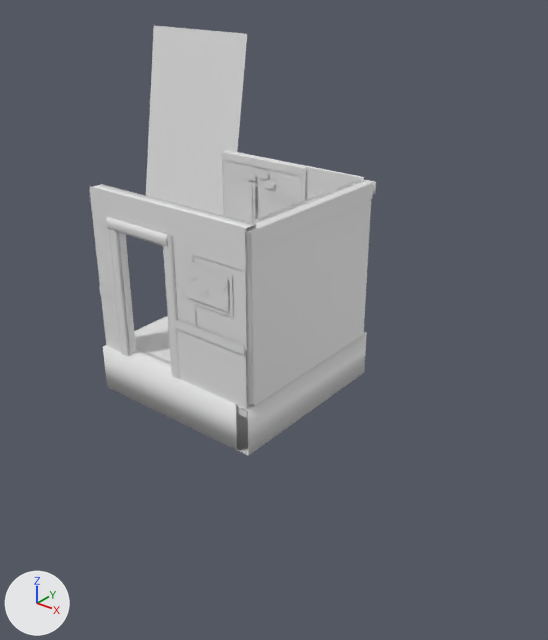
A saved change to the FBX model Assets/GameJamGame/Meshes/Bathroom.fbx.
Camera for both pictures: a camera (50 mm lens) standing at (4.29, -15.15, 9.16) and looking at (-5.69, -2.67, 1.43). The axes (+X, +Y, +Z) are drawn at lower left. The lights are the same throughout. Where no turn or scale is listed for an object, it has been applied to the vertices.

The scene before the commit, as lines of its bpy script (objects in view):
```python
me_element_004 = bpy.data.meshes.new('element.004')
me_element_004.from_pydata(...)  # 156 vertices, 74 faces; spans x -5.36..-4.96, y -4.35..0.39, z 0.13..4.23
me_element_004.polygons.foreach_set('use_smooth', [True] * 74)
# faces by material slot: [24, 50]
me_element_004.materials.append(mat_single_sided_material)  # white #e7e7e7
me_element_004.materials.append(mat_double_sided_material)  # white #e7e7e7
me_element_005 = bpy.data.meshes.new('element.005')
me_element_005.from_pydata(...)  # 396 vertices, 196 faces; spans x -9.79..-5.01, y -4.51..-4.04, z -0.21..4.3
me_element_005.polygons.foreach_set('use_smooth', [True] * 196)
# faces by material slot: [87, 109]
me_element_005.materials.append(mat_single_sided_material)  # white #e7e7e7
me_element_005.materials.append(mat_double_sided_material)  # white #e7e7e7
me_reference = bpy.data.meshes.new('reference')
me_reference.from_pydata([(-14.39, 1.26, 1.14), (-10.39, 1.03, 1.15), (-14.34, 2.18, 7.1), (-10.34, 1.95, 7.11)], [], [(0, 1, 3, 2)])
me_reference.materials.append(mat_single_sided_material)  # white #e7e7e7
ob_41c176802ad08f7fb61d3722630b52ca__retro_bathroom_remodel_retro_bathrooms_jpg = bpy.data.objects.new('41c176802ad08f7fb61d3722630b52ca--retro-bathroom-remodel-retro-bathrooms.jpg', me_reference)
ob_41c176802ad08f7fb61d3722630b52ca__retro_bathroom_remodel_retro_bathrooms_jpg.location = (0.0, 0.0, 0.0)
ob_bathroomwall2 = bpy.data.objects.new('Bathroomwall2', me_element_004)
ob_bathroomwall2.location = (0.0, 0.0, 0.0)
ob_bathroomwall3 = bpy.data.objects.new('bathroomwall3', me_element_005)
ob_bathroomwall3.location = (0.0, 0.0, 0.0)
# also in view: 'Bathroomfloor' at (-7.4, -2.03, 0.96); 'Bathroomwall1' at (-7.5, 0.25, 2.17)
```
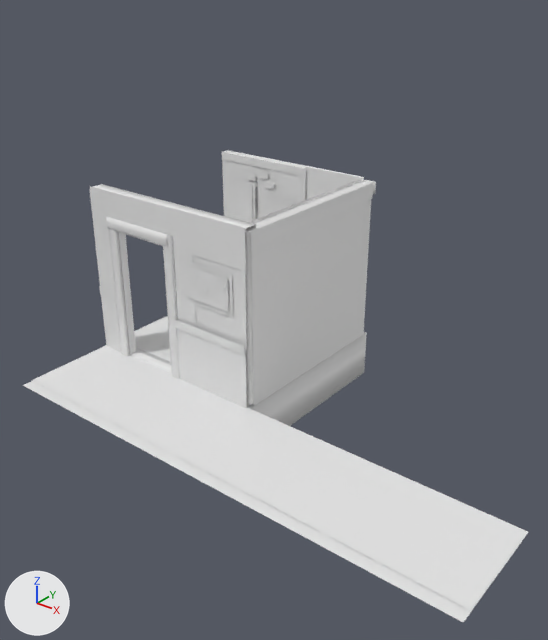
The change, as JSON lines over the scene's bpy script:
```json
{"op": "add", "block": "me_element_1", "code": ["me_element_1 = bpy.data.meshes.new('element')", "me_element_1.from_pydata(...)  # 540 vertices, 268 faces; spans x -9.76..1.33, y -6.91..-4.4, z 0.12..0.14", "me_element_1.polygons.foreach_set('use_smooth', [True] * 268)", "me_element_1.materials.append(mat_double_sided_material)  # white #e7e7e7"]}
{"op": "remove", "block": "ob_41c176802ad08f7fb61d3722630b52ca__retro_bathroom_remodel_retro_bathrooms_jpg", "code": ["ob_41c176802ad08f7fb61d3722630b52ca__retro_bathroom_remodel_retro_bathrooms_jpg = bpy.data.objects.new('41c176802ad08f7fb61d3722630b52ca--retro-bathroom-remodel-retro-bathrooms.jpg', me_reference)", "ob_41c176802ad08f7fb61d3722630b52ca__retro_bathroom_remodel_retro_bathrooms_jpg.location = (0.0, 0.0, 0.0)"]}
{"op": "add", "block": "ob_hallway", "code": ["ob_hallway = bpy.data.objects.new('Hallway', me_element_1)", "ob_hallway.location = (0.0, 0.0, 0.0)"]}
```

Location of each change, [x1, y1, x2, y2] in pixels of the pictures (548 x 640 px):
```json
{"object": "Hallway", "change": "added", "after": [23, 345, 528, 622]}
{"object": "41c176802ad08f7fb61d3722630b52ca--retro-bathroom-remodel-retro-bathrooms.jpg", "change": "deleted", "before": [146, 26, 247, 216]}
```
